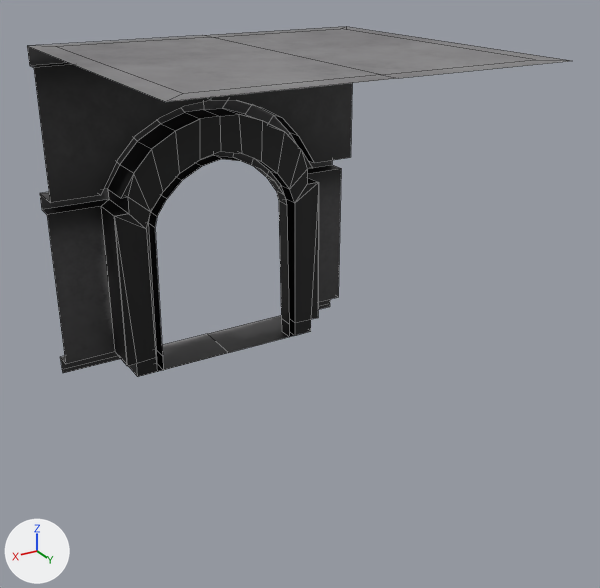
One commit to the FBX model Donjon Obscure/Assets/Resources/New assets/DoorEntrance.fbx: the scene before it, then after it.
Both versions are drawn from a 50 mm camera at (1.048, 1.864, 1.262) aimed at (-0.023, 0.079, 0.369). Lighting does not change. The marker at lower left points along +X, +Y and +Z. Mesh edges are drawn as thin lines. Where no turn or scale is listed for an object, it has been applied to the vertices. Vertices at the same position are counted once.

Before the edit, the objects in view are built like this:
```python
me_ground_lp_005_cube_003 = bpy.data.meshes.new('Ground_LP.005_Cube.003')
me_ground_lp_005_cube_003.from_pydata(...)  # 190 vertices, 140 faces; spans x -0.5..0.5, y -0.5..0.5, z 0.0..1.0
me_ground_lp_005_cube_003.materials.append(mat_material_018)  # picture img_door_albedo_png
ob_ground_lp_005_cube_001 = bpy.data.objects.new('Ground_LP.005_Cube.001', me_ground_lp_005_cube_003)
ob_ground_lp_005_cube_001.location = (0.0, 0.0, 0.0)
```
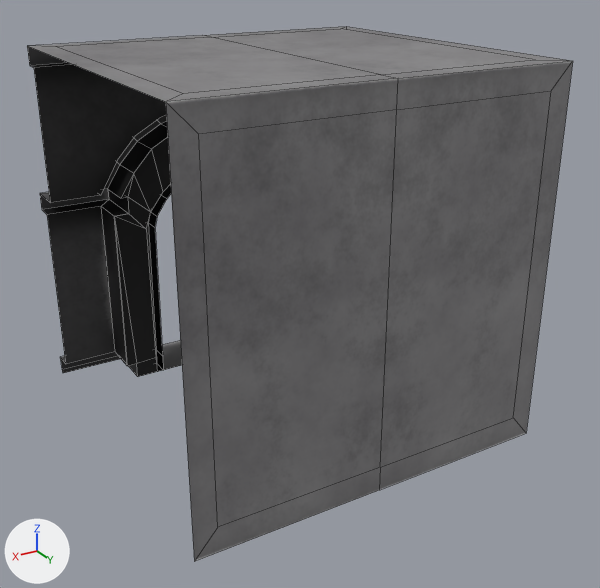
What differs and where, as boxes [x1, y1, x2, y2] in the pictures (600 x 588 px):
'Ground_LP.005_Cube.001', reshaped (52% taller): before [27, 26, 570, 377]; after [27, 26, 573, 561]
part 1 of me_ground_lp_005_cube_003, built on: before [164, 77, 398, 102]; after [164, 61, 573, 561]

The change in detail:
me_ground_lp_005_cube_003 is used by ob_ground_lp_005_cube_001; location (0.0, 0.0, 0.0).
me_ground_lp_005_cube_003 had 190 vertices, 140 faces and spanned x -0.5..0.5, y -0.5..0.5, z 0.0..1.0.
me_ground_lp_005_cube_003 now has 202 vertices, 148 faces and spans x -0.5..0.5, y -0.5..0.5, z 0.0..1.0.
Part 1, on me_ground_lp_005_cube_003:
2 faces are deleted.
12 vertices are added at x -0.5..0.5, y 0.5, z 0.0..1.0.
10 new faces join them.
